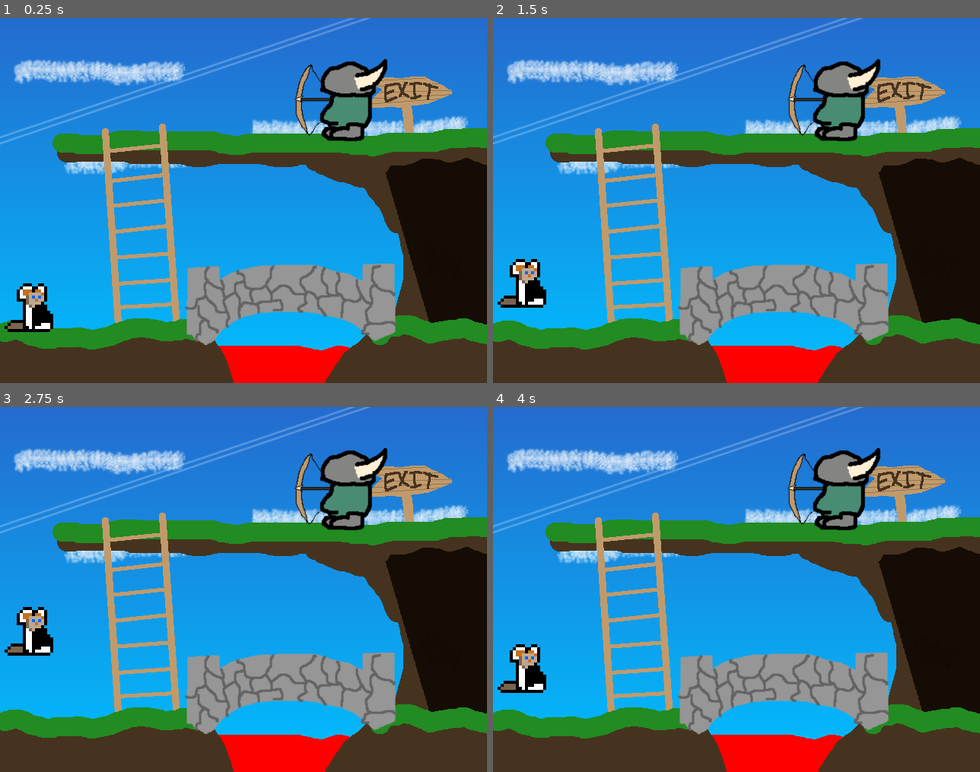
Above: before the commit, frames 1-4 (two rows, left to right).
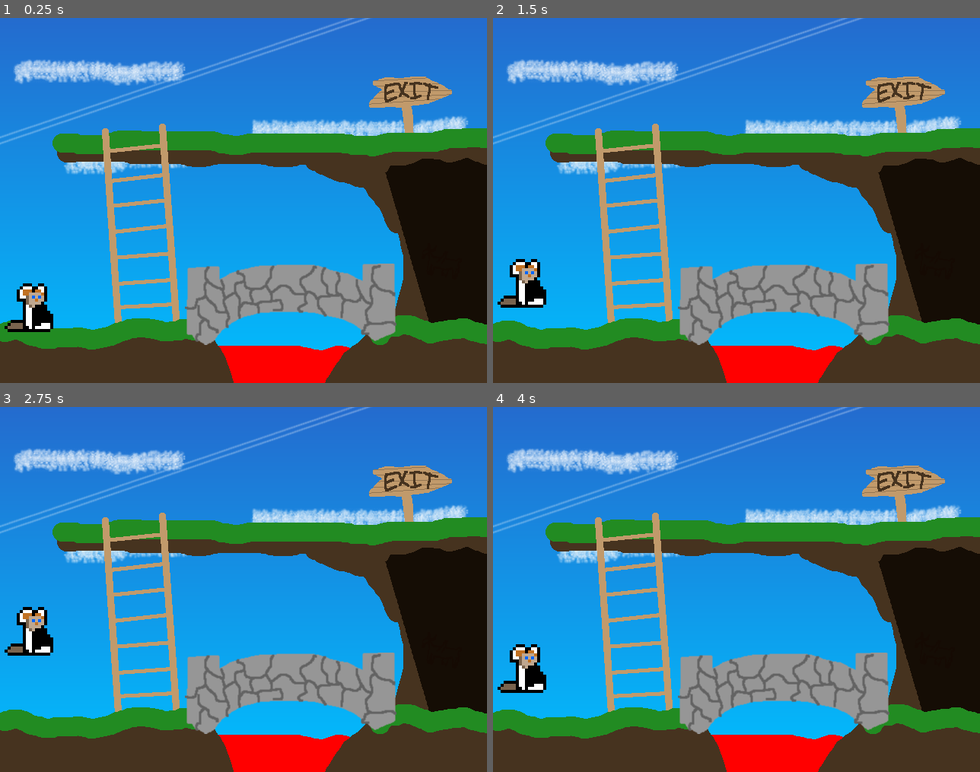
Above: after the commit, the same moments.

Repository: swashdev/minigame-madness
Game: Godot game, scene res://mini/lose/scenes/lose_minigame.tscn
The game is run twice, just before and just after one commit, with the same random seed, the same clock (stepped at 60 frames per second) and the same inputs. This scene is started directly instead of the project's main scene.
Inputs (mouse positions are in pixels of both pictures, inside the frame that each line leads up to):
- Up to frame 1 (0.25 s): no input
- Up to frame 2 (1.5 s): tap Enter at 0.5 s; move the mouse to (843, 182) at 0.52 s; hold Space (action) 0.53-1.28 s; hold Right (move_right) from 0.53 s (still down); tap Up (move_up) at 0.77 s; move the mouse to (639, 218) at 1.27 s; tap Space (action) at 1.35 s
- Up to frame 3 (2.75 s): tap Up (move_up) at 1.52 s; tap Space (action) at 2 s; move the mouse to (292, 509) at 2.02 s; release Right (move_right) at 2.03 s; hold Left (move_left) from 2.03 s (still down); hold Space (action) from 2.03 s (still down); tap A (secret_a) at 2.1 s
- Up to frame 4 (4 s): move the mouse to (712, 662) at 2.77 s; release Left (move_left) at 2.78 s; release Space (action) at 2.78 s; hold Right (move_right) from 2.78 s (still down); tap B (secret_b) at 2.85 s; tap Up (move_up) at 3.02, 3.77 s; tap Space (action) at 3.05 s; move the mouse to (882, 644) at 3.52 s; hold Space (action) from 3.53 s (still down)

The runs differ from the first frame. In frame 1, 2.6% of the frame differs, in the area x 60-80%, y 11-34%; in frame 2, 2.6%; in frame 3, 2.6%; in frame 4, 2.6%.

Commit message:
[LOSE] repurpose as "Get to the Exit!"
The player is now encouraged to win the "Lose!" minigame, to avoid
complaints from players who were confused about the goal of the
minigame.

Diff:
--- a/mini/lose/scenes/lose_minigame.tscn
+++ b/mini/lose/scenes/lose_minigame.tscn
@@ -1,16 +1,11 @@
-[gd_scene load_steps=20 format=2]
+[gd_scene load_steps=14 format=2]
 
 [ext_resource path="res://mini/lose/scripts/lose_minigame.gd" type="Script" id=1]
 [ext_resource path="res://mini/lose/scenes/characters/fluffy_platformer.tscn" type="PackedScene" id=2]
 [ext_resource path="res://mini/lose/images/background/bg.png" type="Texture" id=3]
 [ext_resource path="res://mini/lose/scripts/obstacles/lava.gd" type="Script" id=4]
 [ext_resource path="res://mini/lose/images/platforms/bridge.png" type="Texture" id=5]
-[ext_resource path="res://mini/lose/images/obstacles/spike.png" type="Texture" id=6]
-[ext_resource path="res://mini/lose/scripts/obstacles/spike.gd" type="Script" id=7]
 [ext_resource path="res://mini/lose/scripts/obstacles/evil_exit_sign.gd" type="Script" id=8]
-[ext_resource path="res://mini/lose/images/characters/ahole_with_a_bow_and_arrow.png" type="Texture" id=9]
-[ext_resource path="res://mini/lose/scripts/characters/archer.gd" type="Script" id=10]
-[ext_resource path="res://mini/lose/scenes/projectiles/arrow.tscn" type="PackedScene" id=11]
 [ext_resource path="res://shared/scenes/scenery/sky.tscn" type="PackedScene" id=12]
 
 [sub_resource type="RectangleShape2D" id=1]
@@ -31,13 +26,9 @@
 [sub_resource type="RectangleShape2D" id=6]
 extents = Vector2( 56.0001, 143 )
 
-[sub_resource type="CapsuleShape2D" id=7]
-radius = 32.973
-height = 43.1712
-
 [node name="LoseMinigame" type="Node2D"]
 script = ExtResource( 1 )
-_instruction = "Lose!"
+_instruction = "Get to the Exit!"
 
 [node name="Sky" parent="." instance=ExtResource( 12 )]
 
@@ -127,50 +118,9 @@
 [node name="CollisionPolygon2D" type="CollisionPolygon2D" parent="Bridge"]
 polygon = PoolVector2Array( -119.793, 43.2021, -0.344666, -9.69638, 131.048, 38.6517 )
 
-[node name="Spike" type="Area2D" parent="."]
-position = Vector2( 587.364, 232.596 )
-collision_layer = 0
-script = ExtResource( 7 )
-
-[node name="Sprite" type="Sprite" parent="Spike"]
-texture = ExtResource( 6 )
-
-[node name="CollisionPolygon2D" type="CollisionPolygon2D" parent="Spike"]
-polygon = PoolVector2Array( -44.7745, -50.5301, 45.3983, -50.7142, 1.14886, 53.0001 )
-
-[node name="Timer" type="Timer" parent="Spike"]
-wait_time = 3.0
-one_shot = true
-
-[node name="VisibilityNotifier2D" type="VisibilityNotifier2D" parent="Spike"]
-position = Vector2( -1.79244, 3.94334 )
-scale = Vector2( 4.15468, 4.72826 )
-
-[node name="Archer" type="Area2D" parent="."]
-position = Vector2( 447.703, 108.3 )
-collision_layer = 0
-script = ExtResource( 10 )
-__meta__ = {
-"_edit_group_": true
-}
-_arrow = ExtResource( 11 )
-
-[node name="Sprite" type="Sprite" parent="Archer"]
-texture = ExtResource( 9 )
-
-[node name="CollisionShape2D" type="CollisionShape2D" parent="Archer"]
-position = Vector2( 10, 0 )
-shape = SubResource( 7 )
-
-[node name="Timer" type="Timer" parent="Archer"]
 [connection signal="died" from="FluffyPlatformer" to="." method="_on_FluffyPlatformer_died"]
 [connection signal="won" from="FluffyPlatformer" to="." method="_on_FluffyPlatformer_won"]
 [connection signal="body_entered" from="EvilExitSign" to="EvilExitSign" method="_on_EvilExitSign_body_entered"]
 [connection signal="body_entered" from="Lava" to="Lava" method="_on_Lava_body_entered"]
 [connection signal="body_entered" from="Ladder" to="FluffyPlatformer" method="_on_Ladder_body_entered"]
 [connection signal="body_exited" from="Ladder" to="FluffyPlatformer" method="_on_Ladder_body_exited"]
-[connection signal="body_entered" from="Spike" to="Spike" method="_on_Spike_body_entered"]
-[connection signal="timeout" from="Spike/Timer" to="Spike" method="_on_Timer_timeout"]
-[connection signal="screen_exited" from="Spike/VisibilityNotifier2D" to="Spike" method="_on_VisibilityNotifier2D_screen_exited"]
-[connection signal="body_entered" from="Archer" to="Archer" method="_on_Archer_body_entered"]
-[connection signal="timeout" from="Archer/Timer" to="Archer" method="_on_Timer_timeout"]
--- a/mini/lose/scripts/lose_minigame.gd
+++ b/mini/lose/scripts/lose_minigame.gd
@@ -1,66 +1,23 @@
 extends Minigame
 # The "Lose!" minigame.
-
-
-# Possible hazards
-enum Hazards { NO_BRIDGE, SPIKE, ARCHER }
-
-# What kind of hazard has been selected for this particular game.
-var _hazard: int
-
-
-# When ready, initialize the game by choosing a hazard and setting up
-# appropriately.
-func _ready():
-	_hazard = Hazards.values()[ randi() % Hazards.size() ]
-	match _hazard:
-		Hazards.ARCHER:
-			$Spike.queue_free()
-# warning-ignore:return_value_discarded
-			$Archer.connect( "shot", self, "_on_Archer_shot" )
-		Hazards.NO_BRIDGE:
-			$Spike.queue_free()
-			$Bridge.queue_free()
-			# Fall through to next case
-			continue
-		Hazards.NO_BRIDGE, Hazards.SPIKE:
-			$Archer.queue_free()
 
 
 # Starting the "Lose!" minigame requires that we activate certain traps based
 # on what the selected hazard was at initialization.
 func start():
 	$FluffyPlatformer.allow_movement = true
-	match _hazard:
-		Hazards.ARCHER:
-			$Archer/Timer.start()
-		Hazards.SPIKE:
-			$Spike/Timer.start()
 
 
-func _on_Archer_shot( arrow: PackedScene, position ):
-	var bullet = arrow.instance()
-	bullet.position = position
-	add_child( bullet )
+# Fluffy has been killed by an obstacle.
+func _on_FluffyPlatformer_died():
+	emit_signal( "lost" )
+	$FluffyPlatformer.allow_movement = false
 
 
-# Fluffy has been killed by an obstacle and it's time to signal victory.
-func _on_FluffyPlatformer_died():
-	emit_signal( "won" )
-	$FluffyPlatformer.allow_movement = false
-	# If the archer is firing arrows, stop.  It's more elegant than just
-	# having him continue to fire.
-	if _hazard == Hazards.ARCHER:
-		$Archer/Timer.stop()
-
-
-# Fluffy won the game, which means the player lost the game.
+# Fluffy won the game.
 func _on_FluffyPlatformer_won( cave: bool = false ):
 	if cave:
 		emit_signal( "found_secret" )
 	else:
-		emit_signal( "lost" )
+		emit_signal( "won" )
 	$FluffyPlatformer.allow_movement = false
-	# If the archer is firing arrows, stop.
-	if _hazard == Hazards.ARCHER:
-		$Archer/Timer.stop()
Not shown, changed: CHANGELOG.md
